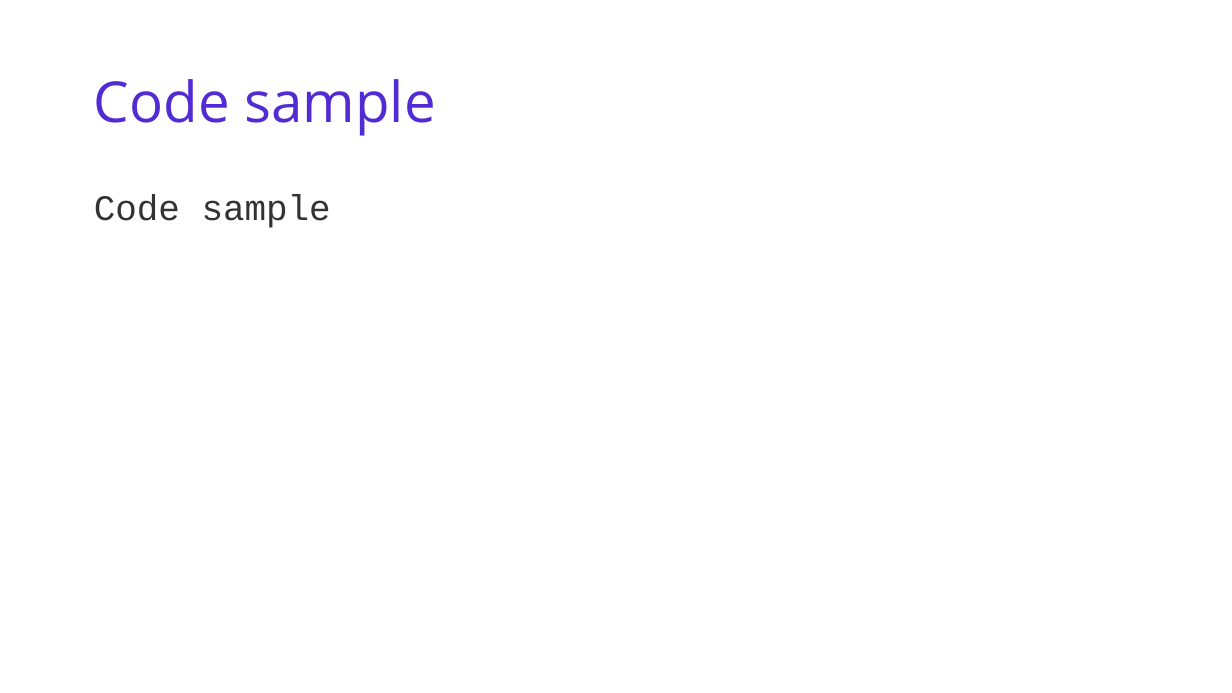
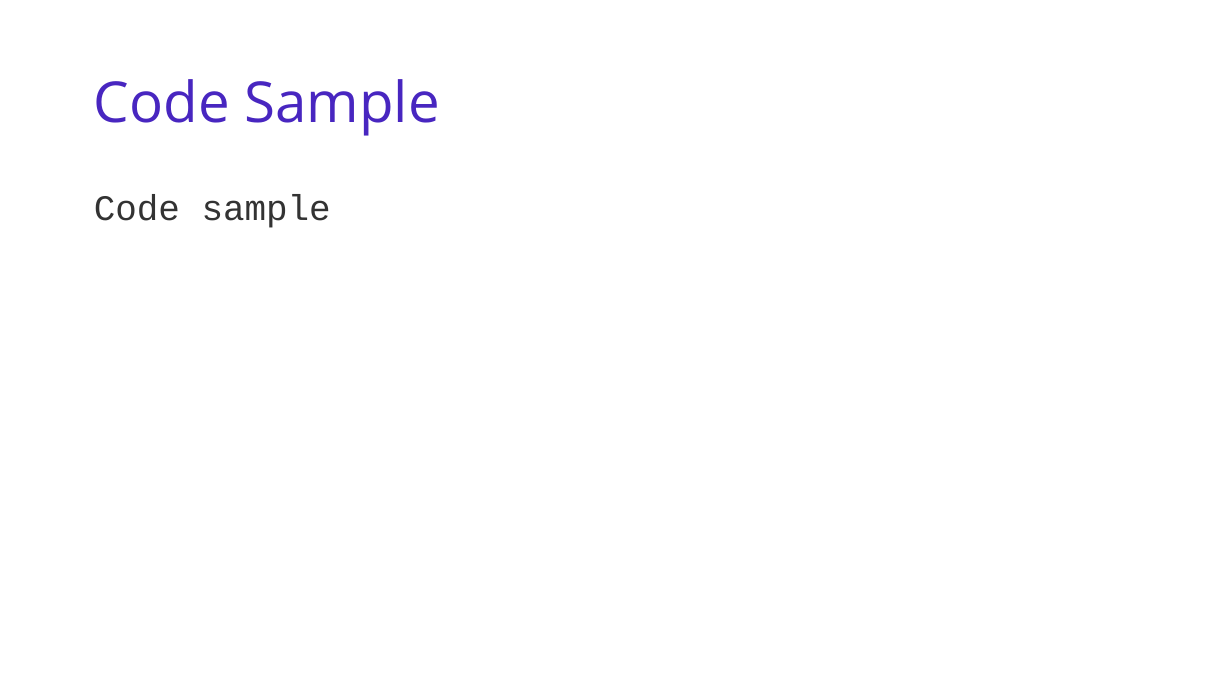
Before and after one commit to dotnet/brand, a slide deck: slide 6 of presentation-template/dotnet-deck-template.odp (slide 7 before the commit). Drawn at 1232x693 pixels with LibreOffice and Linux fonts; fonts in the diff are those of the drawing. Boxes give left, top, right and bottom in pixels: in the first picture for what was removed or moved away, otherwise in the second. Text is boxed around its words. In the diff, an @@ line names an element or a change of style, - is before the commit and + after.

```diff
--- a/presentation-template/dotnet-deck-template.odp
+++ b/presentation-template/dotnet-deck-template.odp
@@ title at bbox=[94, 79, 439, 136]: text changed; text colour #512BD3 to #4826C0 @@
-Code sample
+Code Sample
```
Also in this commit, not shown: 4 other slides changed, 9 slides added, 8 slides removed, 7 other files.
